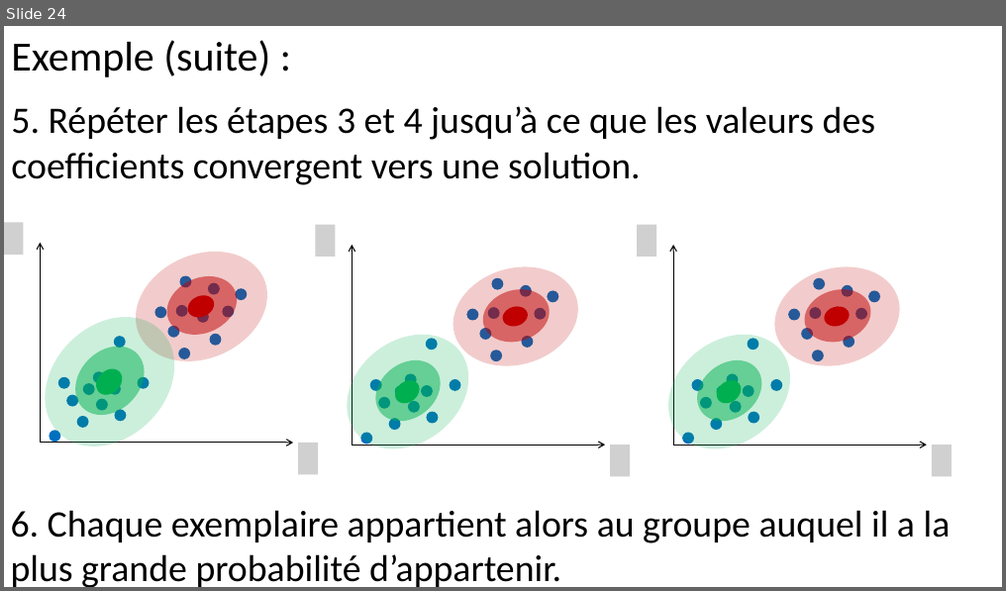
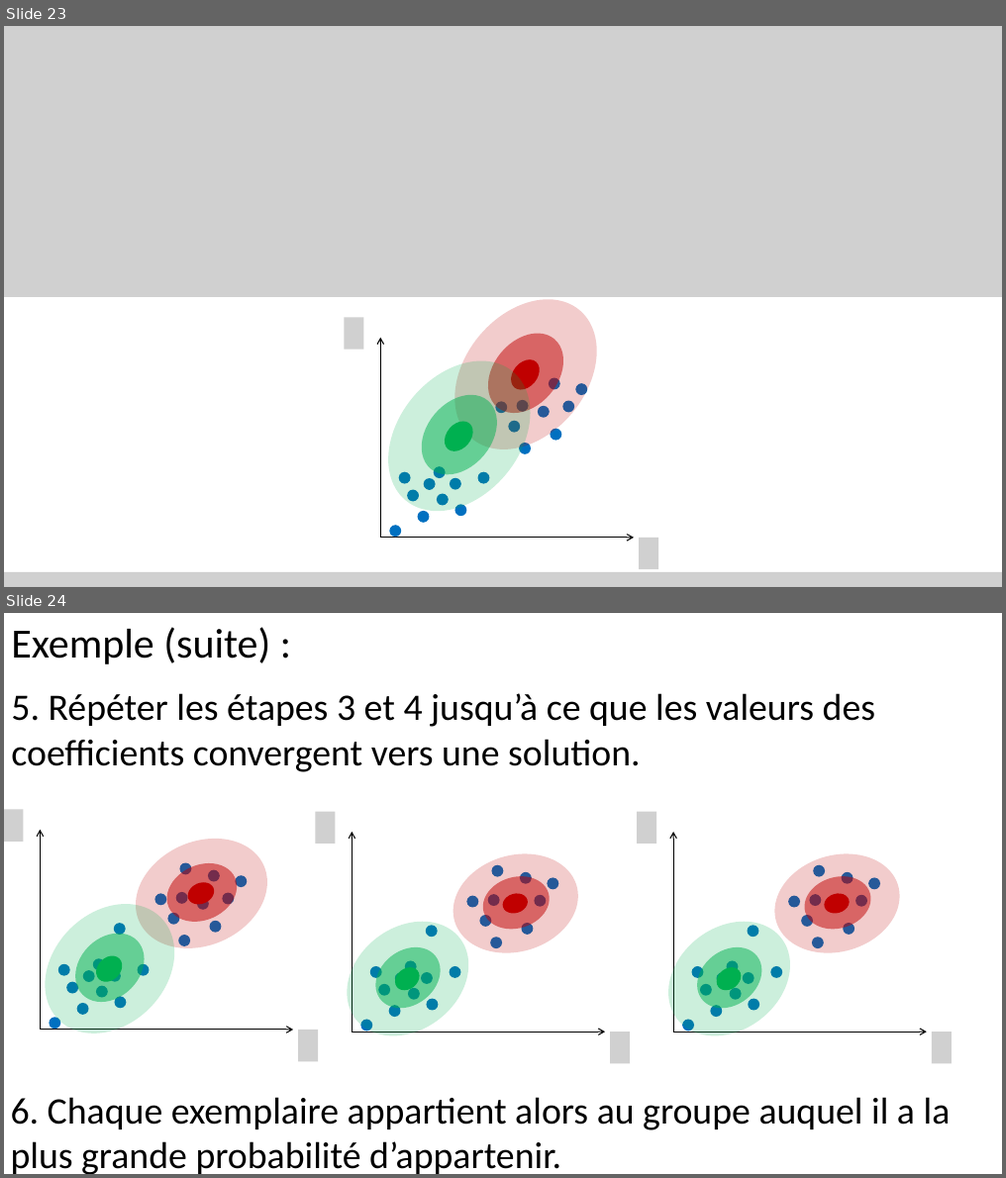
Before and after one commit to pnplab/ML_CRIUSMM, a slide deck: cours_4/img/cours_4.pptx. Shown one above the other, each under a label of ours: slide 24 before the commit, slides 23 and 24 after it. The pictures are 1006x591 and 1006x1178 pixels, drawn with LibreOffice and Linux fonts; fonts in the diff are those of the drawing; grey boxes stand for pictures; background and template pictures are left out. Boxes give left, top, right and bottom in pixels: in the first picture for what was removed or moved away, otherwise in the second. Text is boxed around its words. In the diff, an @@ line names an element or a change of style, - is before the commit and + after.

```diff
--- a/cours_4/img/cours_4.pptx
+++ b/cours_4/img/cours_4.pptx
@@ slide 23 added at [4, 26, 1002, 587], background #FFFFFF @@
@@ picture added at [4, 26, 1002, 297] @@
@@ ellipse added at [426, 272, 626, 477], fill #C00000 at 20% opacity @@
@@ ellipse added at [472, 319, 579, 429], fill #C00000 at 50% opacity @@
@@ ellipse added at [359, 333, 559, 539], fill #00B050 at 20% opacity @@
@@ ellipse added at [406, 380, 513, 490], fill #00B050 at 50% opacity @@
@@ ellipse added at [505, 355, 546, 396], fill #C00000 @@
@@ group added at [344, 317, 658, 570]: 21 ellipses, 2 pictures, 2 arrows @@
@@ ellipse added at [439, 416, 478, 458], fill #00B050 @@
@@ picture added at [4, 572, 1002, 587] @@
```
Also in this commit, not shown: 1 other slide added, 1 slide removed, 4 other files.
